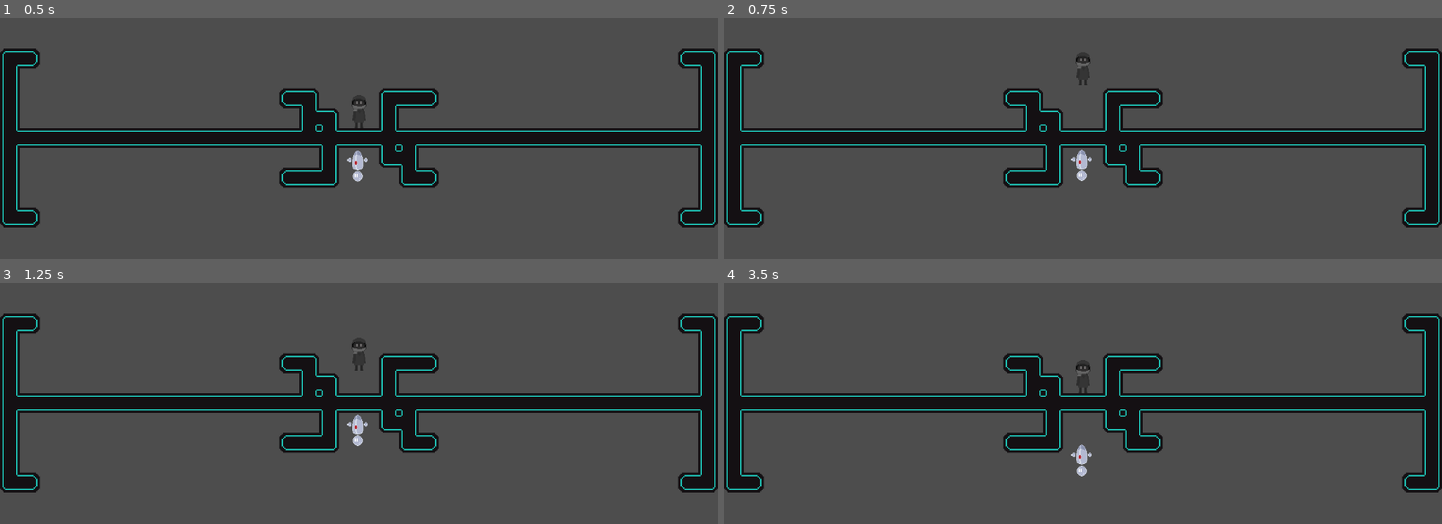
Above: before the commit, frames 1-4 (two rows, left to right).
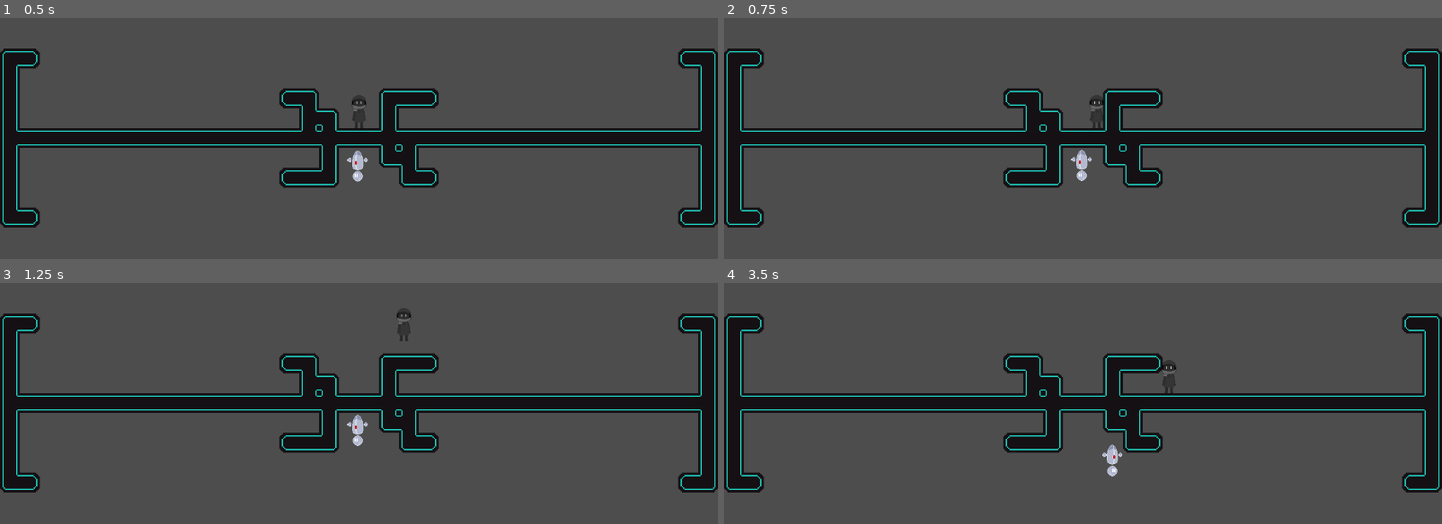
Above: after the commit, the same moments.

Repository: miniaturity/campfire-nyc
Game: Godot game, scene res://scenes/test_scene.tscn
Two runs of this game, one before a commit and one after it. Both use one fixed random seed, a clock stepped at 60 frames per second and the inputs below. The project has no main scene, so this scene is started directly.
Inputs:
- Up to frame 1 (0.5 s): no input
- Up to frame 2 (0.75 s): tap Enter (ui_accept) at 0.5 s; hold D (move_right) from 0.53 s (still down); hold Enter (ui_accept) from 0.53 s (still down)
- Up to frame 3 (1.25 s): keep holding D (move_right); keep holding Enter (ui_accept); tap Space (jump) at 0.77, 0.8, 1.07 s
- Up to frame 4 (3.5 s): release Enter (ui_accept) at 1.28 s; tap Space (jump) at 1.35, 1.52, 1.82, 2.3, 3.02, 3.32 s; tap Enter (ui_accept) at 1.55, 2.85 s; release D (move_right) at 2.03 s; hold A (move_left) 2.03-2.78 s; hold E (switch_controls) 2.03-2.78 s; hold D (move_right) from 2.78 s (still down)

Frame 1 is identical in both runs. In frame 2, 0.2% of the frame differs, in the area x 49-53%, y 15-46%; in frame 3, 0.2%; in frame 4, 0.6%, in the area x 48-63%, y 33-81%.

Commit message:
Player objs now use input actions instead of ui inputs

Diff:
--- a/src/player.gd
+++ b/src/player.gd
@@ -9,10 +9,10 @@
 	if not in_control:
 		return
 
-	if event.is_action_pressed("ui_accept") and is_on_floor():
+	if event.is_action_pressed("jump") and is_on_floor():
 		velocity.y = JUMP_VELOCITY
 	# As good practice, you should replace UI actions with custom gameplay actions.
-	var direction := Input.get_axis("ui_left", "ui_right")
+	var direction := Input.get_axis("move_left", "move_right")
 	if direction:
 		velocity.x = direction * SPEED
 	else:
--- a/src/robot_player.gd
+++ b/src/robot_player.gd
@@ -33,10 +33,10 @@
 	if not in_control:
 		return
 
-	if event.is_action_pressed("ui_accept") and is_on_ceiling():
+	if event.is_action_pressed("jump") and is_on_ceiling():
 		velocity.y = JUMP_VELOCITY
 	# As good practice, you should replace UI actions with custom gameplay actions.
-	var direction := Input.get_axis("ui_left", "ui_right")
+	var direction := Input.get_axis("move_left", "move_right")
 	_flip_based_on_direction(direction)
 
 	if direction:
